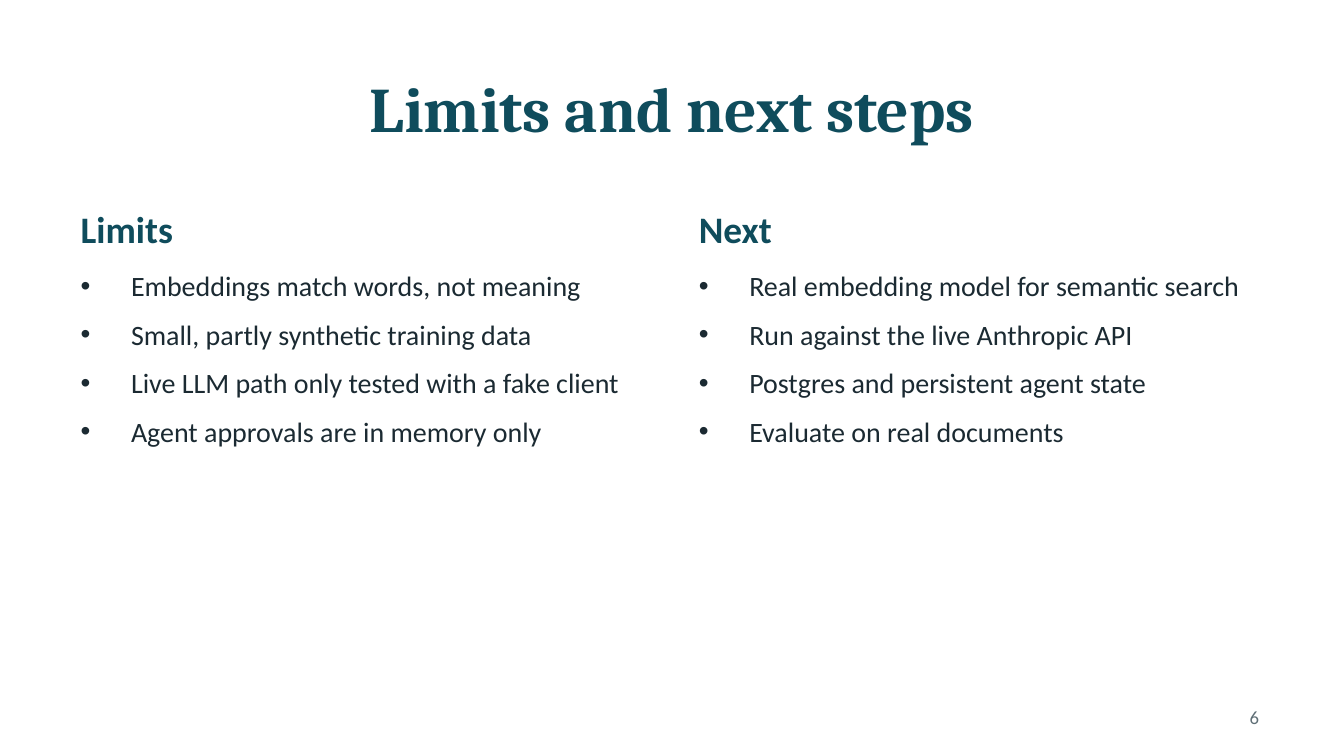
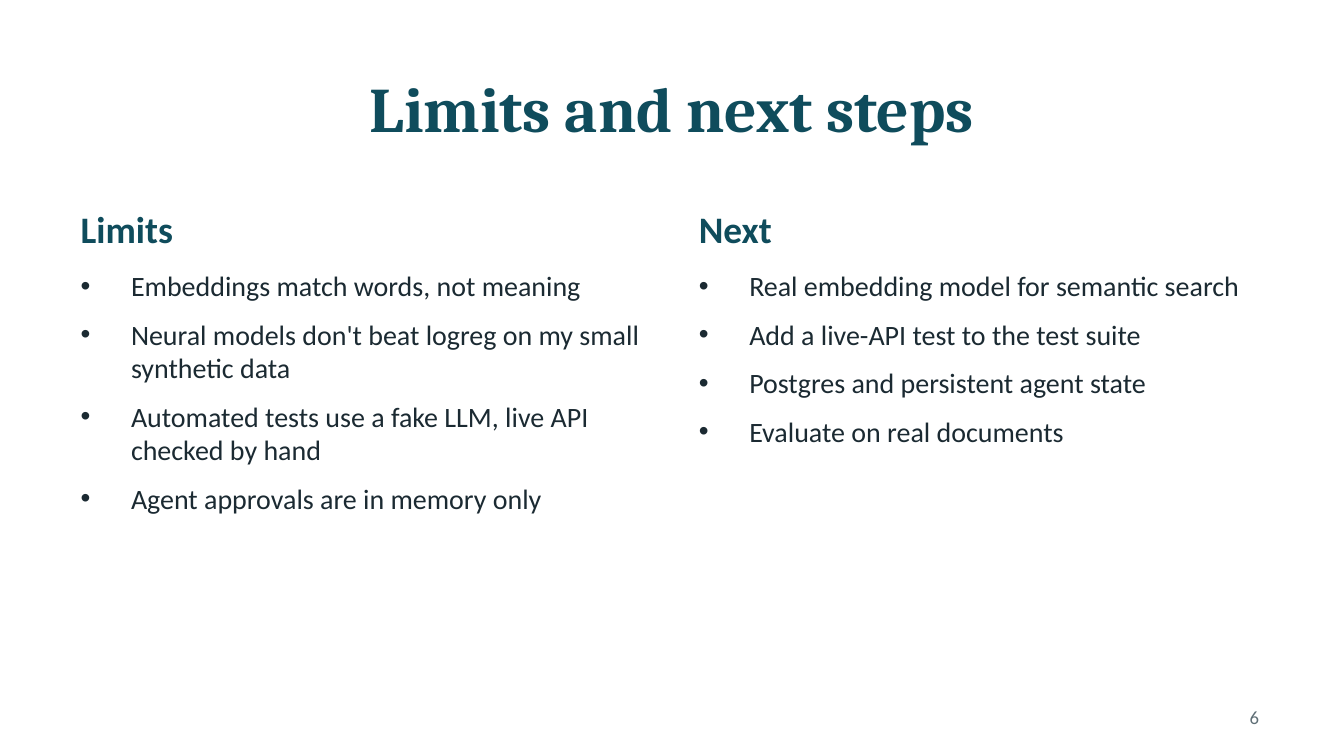
Before and after one commit to Manus2011/AI-Knowledge-Assistant, a slide deck: slide 6 of docs/Capstone_Demo.pptx. Drawn at 1344x756 pixels with LibreOffice and Linux fonts; fonts in the diff are those of the drawing. Boxes give left, top, right and bottom in pixels: in the first picture for what was removed or moved away, otherwise in the second. Text is boxed around its words. In the diff, an @@ line names an element or a change of style, - is before the commit and + after.

```diff
--- a/docs/Capstone_Demo.pptx
+++ b/docs/Capstone_Demo.pptx
@@ text at <box>131,325,639,465</box>: text changed @@
-• Small, partly synthetic training data
-• Live LLM path only tested with a fake client
+• Neural models don't beat logreg on my small synthetic data
+• Automated tests use a fake LLM, live API checked by hand
@@ text at <box>749,325,1141,346</box>: text changed @@
-• Run against the live Anthropic API
+• Add a live-API test to the test suite
```
Also in this commit, not shown: 2 other slides changed, 2 other files.
